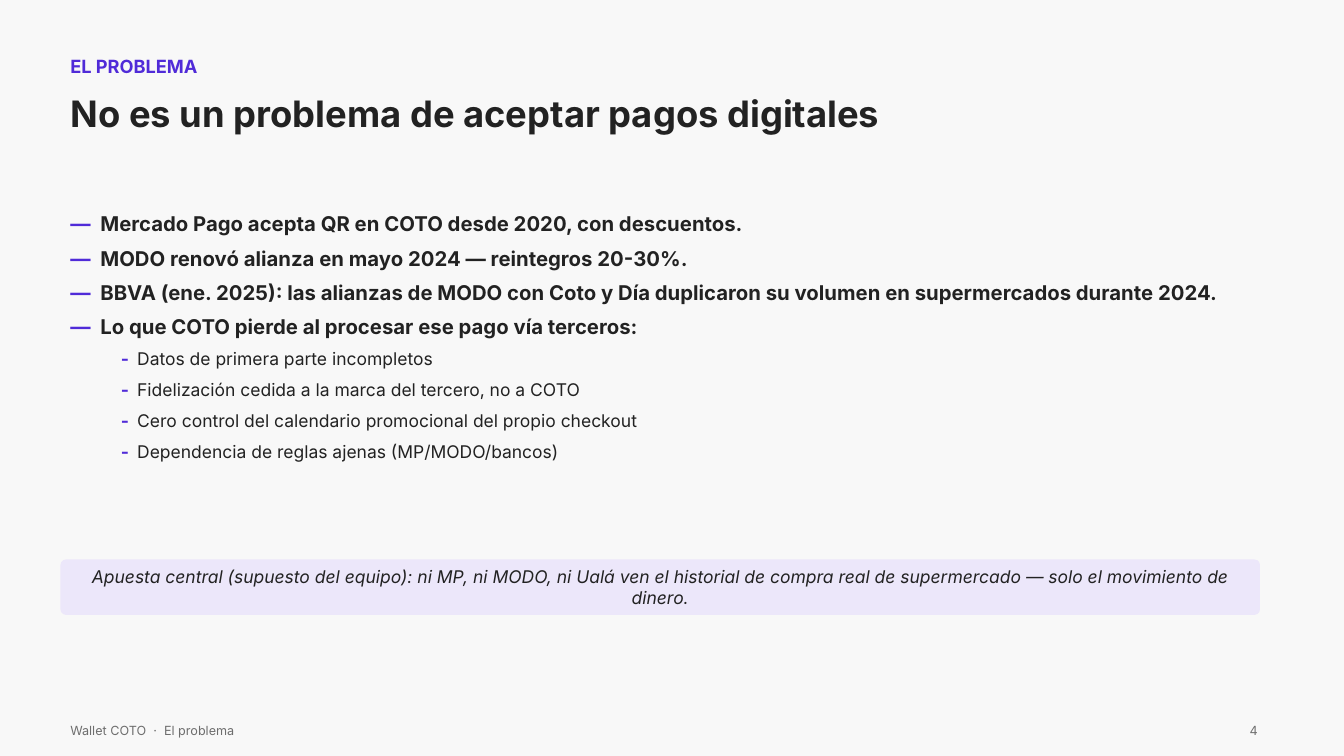
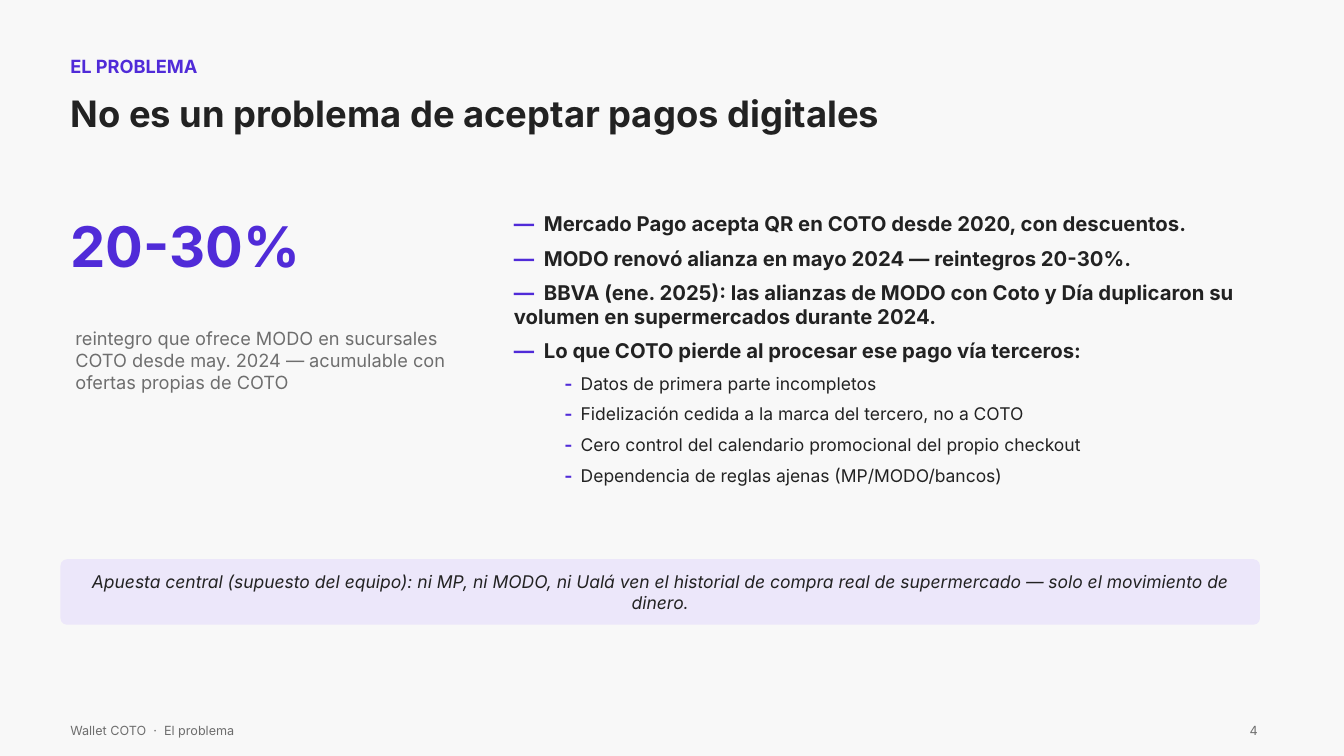
Before and after one commit to uffdg/udesa, a slide deck: slide 4 of materias/mt25-estrategias-negocios-internet/business-plan-coto/entregable/presentacion/business-plan-coto.pptx. Drawn at 1344x756 pixels with LibreOffice and Linux fonts; fonts in the diff are those of the drawing. Boxes give left, top, right and bottom in pixels: in the first picture for what was removed or moved away, otherwise in the second. Text is boxed around its words. In the diff, an @@ line names an element or a change of style, - is before the commit and + after.

```diff
--- a/materias/mt25-estrategias-negocios-internet/business-plan-coto/entregable/presentacion/business-plan-coto.pptx
+++ b/materias/mt25-estrategias-negocios-internet/business-plan-coto/entregable/presentacion/business-plan-coto.pptx
@@ text "— Mercado Pago acepta QR ..." rewrapped from [100, 216, 1217, 462] to [514, 216, 1233, 486] @@
@@ text added at [70, 225, 299, 268], 40 pt, text #502BD8, bold @@
+20-30%
@@ text added at [75, 331, 445, 393], 13 pt, text #6E6E6E @@
+reintegro que ofrece MODO en sucursales
+COTO desde may. 2024 — acumulable con
+ofertas propias de COTO
@@ rounded rectangle "Apuesta central (supuesto del equipo): ...": place and size @@
-rounded rectangle "Apuesta central (supuesto del equipo): ..." at [60, 560, 1260, 615]
+rounded rectangle "Apuesta central (supuesto del equipo): ..." at [60, 560, 1260, 625]
```
Also in this commit, not shown: 7 other slides changed, 12 other files.
